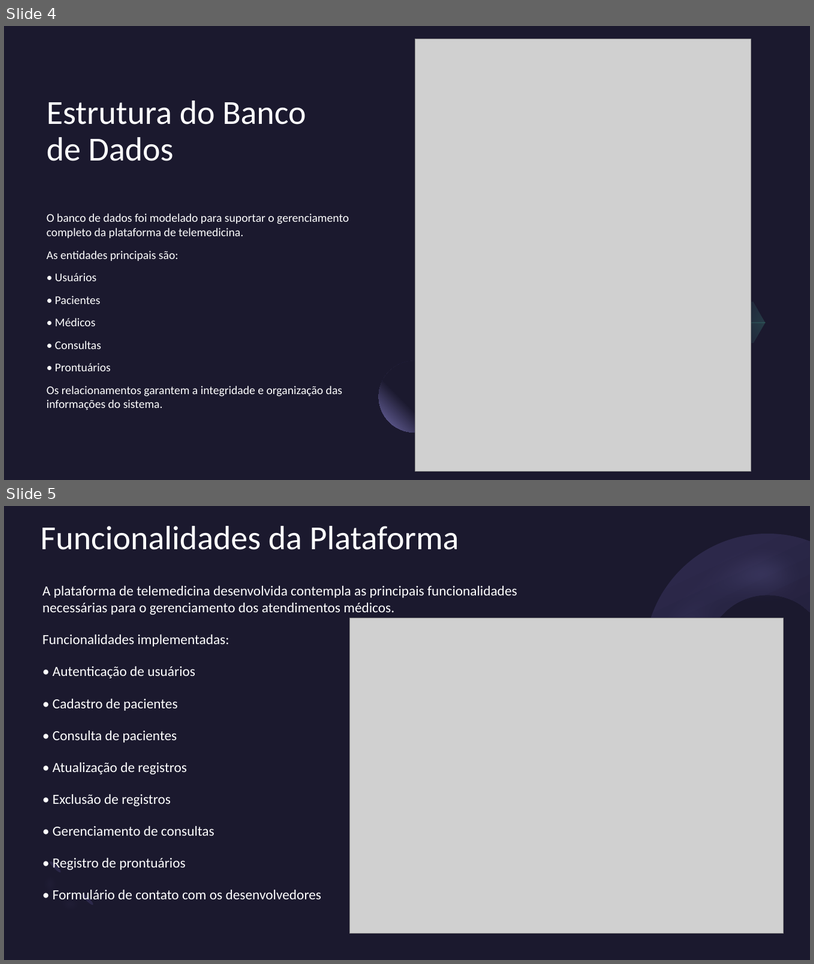
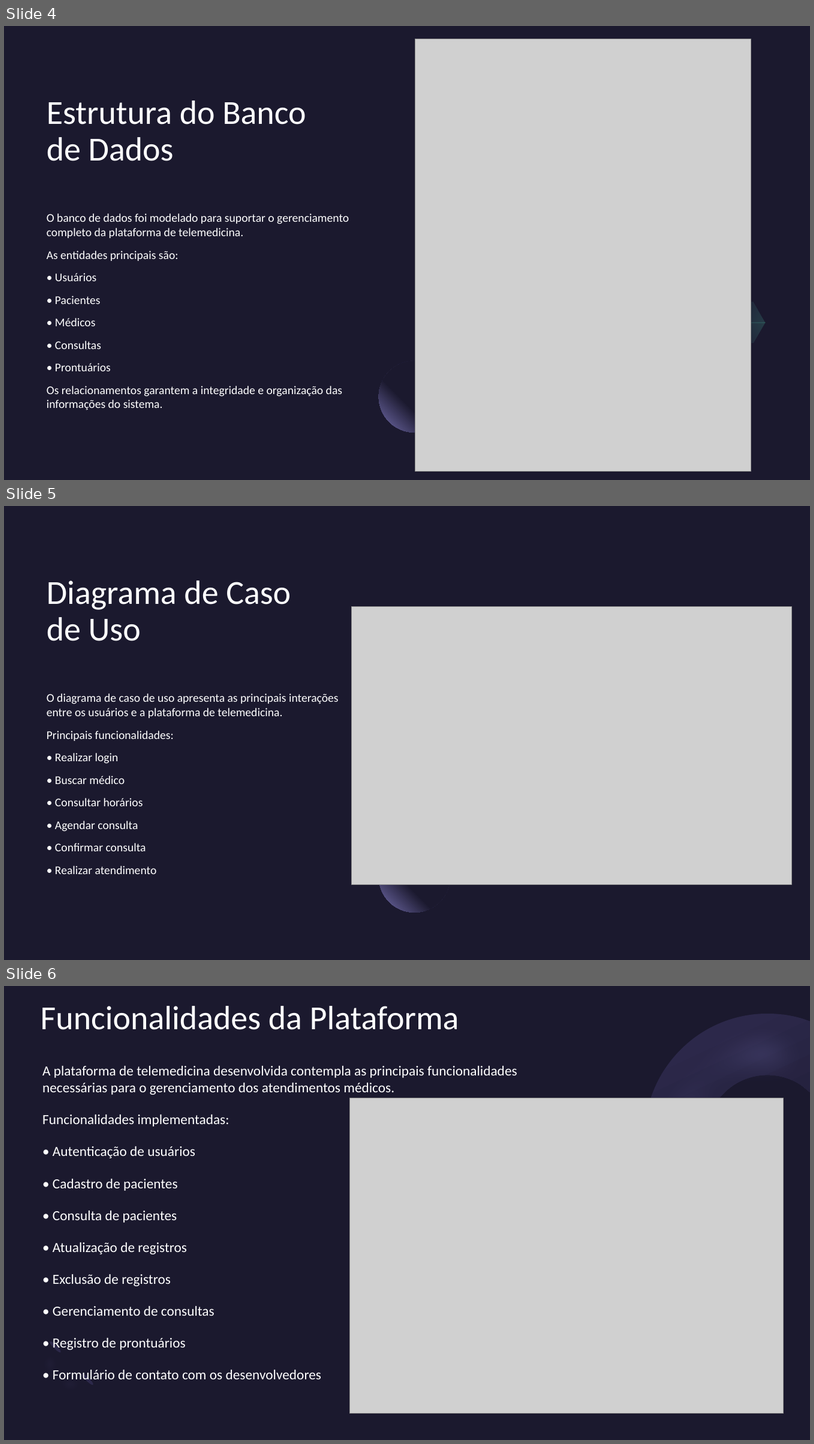
Before and after one commit to Lucasschwertz/telemedicina-uml-bd, a slide deck: doc/Plataforma de Telemedicina - Apresentação Final.pptx. Shown one above the other, each under a label of ours: slides 4 and 5 before the commit, slides 4, 5 and 6 after it. The pictures are 814x964 and 814x1444 pixels, drawn with LibreOffice and Linux fonts; fonts in the diff are those of the drawing; grey boxes stand for pictures. Boxes give left, top, right and bottom in pixels: in the first picture for what was removed or moved away, otherwise in the second. Text is boxed around its words. In the diff, an @@ line names an element or a change of style, - is before the commit and + after.

Commit message:
Adiciona PDF da apresentacao final

```diff
--- a/doc/Plataforma de Telemedicina - Apresentação Final.pptx
+++ b/doc/Plataforma de Telemedicina - Apresentação Final.pptx
@@ slide 5 added at bbox=[4, 506, 810, 960], background #1B192E; not listed: 1 template element that a slide beside it also shows @@
@@ title added at bbox=[47, 580, 291, 641], 40 pt, text #FFFFFF @@
+Diagrama de Caso de Uso
@@ picture added at bbox=[352, 607, 792, 885] @@
@@ subtitle added at bbox=[47, 693, 339, 874], 14 pt, text #FFFFFF @@
+O diagrama de caso de uso apresenta as principais interações entre os usuários e a plataforma de telemedicina.
+Principais funcionalidades:
+• Realizar login
+• Buscar médico
+• Consultar horários
+• Agendar consulta
+• Confirmar consulta
+• Realizar atendimento
@@ what was slide 5 is now slide 6 @@
```
Also in this commit, not shown: 1 other file.
